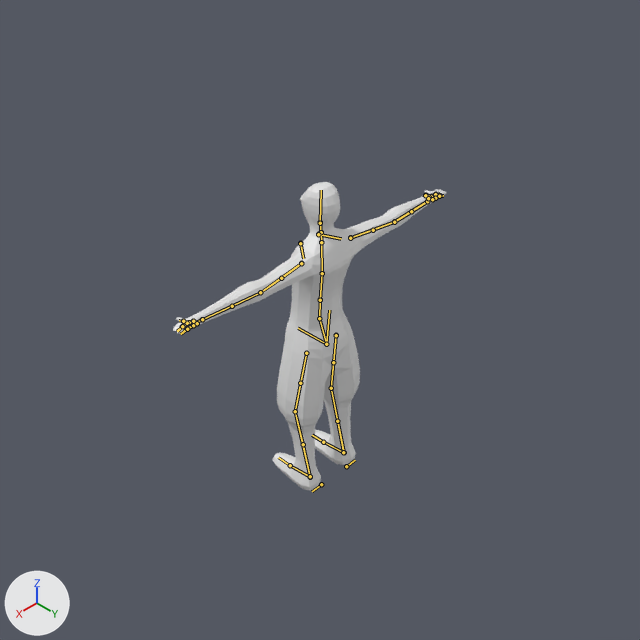
An edit to the Blender file enemey_goon.blend, drawn before and after from the same camera.
Both versions are drawn from the file's camera 'Camera'. The lights are fixed; the arrows at lower left show +X, +Y and +Z. The bones that bend it are drawn over the model as lines.

Objects in the first picture: 'Goon'.
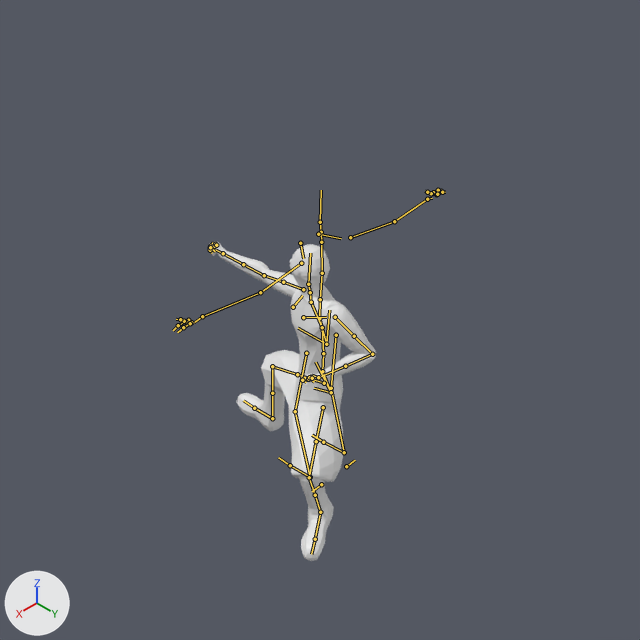
Commit message: fix: Update enmey goon model

The newer file adds an action. The first version stands in its rest pose; the second is drawn at frame 0 of the action 'punch'.

Changed parts and their boxes (x1, y1, x2, y2) in the pictures (640 x 640 px):
'Goon', posed (38% narrower)
    before: (173, 182, 446, 490)
    after: (208, 242, 376, 561)

The edits, one by one:
Bone 'root' (bone_root) moves from (0.0, 0.0, 0.0) to (0.0, 0.384, 0.0).
Bone 'torso' (bone_torso) moves from (0.0, 0.0, 0.0) to (-0.016, -0.33, -0.799).
Bone 'torso' (bone_torso) turns from (0, 0, 0) to (-2, -2, 43) degrees about its own x, y and z.
Bone 'chest' (bone_chest) turns from (0, 0, 0) to (20, -5, 29) degrees about its own x, y and z.
Bone 'thigh_ik.L' (bone_thigh_ik_l) turns from (0, 0, 0) to (0, -68, 0) degrees about its own x, y and z.
Bone 'thigh_ik.R' (bone_thigh_ik_r) turns from (0, 0, 0) to (0, 29, 0) degrees about its own x, y and z.
Bone 'neck' (bone_neck) turns from (0, 0, 0) to (-6, 0, 0) degrees about its own x, y and z.
Bone 'head' (bone_head) turns from (0, 0, 0) to (0, -43, 3) degrees about its own x, y and z.
Bone 'f_index.01_master.L' (bone_f_index_01_master_l) moves from (0.0, 0.0, 0.0) to (-0.001, -0.003, 0.001).
Bone 'f_index.01_master.L' (bone_f_index_01_master_l) turns from (0, 0, 0) to (58, -22, 33) degrees about its own x, y and z.
Bone 'thumb.01_master.L' (bone_thumb_01_master_l) turns from (0, 0, 0) to (122, -30, -66) degrees about its own x, y and z.
Bone 'f_index.01.L' (bone_f_index_01_l) turns from (0, 0, 0) to (99, 15, -67) degrees about its own x, y and z.
Bone 'f_index.02.L' (bone_f_index_02_l) moves from (0.0, 0.0, 0.0) to (0.0, -0.044, 0.01).
Bone 'f_index.02.L' (bone_f_index_02_l) turns from (0, 0, 0) to (74, -21, 43) degrees about its own x, y and z.
Bone 'thumb.01.L' (bone_thumb_01_l) turns from (0, 0, 0) to (-7, 15, 96) degrees about its own x, y and z.
Bone 'thumb.02.L' (bone_thumb_02_l) turns from (0, 0, 0) to (34, -28, 46) degrees about its own x, y and z.
Bone 'f_middle.01_master.L' (bone_f_middle_01_master_l) moves from (0.0, 0.0, 0.0) to (-0.001, 0.003, -0.001).
Bone 'f_middle.01_master.L' (bone_f_middle_01_master_l) turns from (0, 0, 0) to (61, 23, -28) degrees about its own x, y and z.
Bone 'f_middle.01.L' (bone_f_middle_01_l) turns from (0, 0, 0) to (90, -24, 15) degrees about its own x, y and z.
Bone 'f_middle.02.L' (bone_f_middle_02_l) moves from (0.0, 0.0, 0.0) to (-0.004, -0.03, 0.0).
Bone 'f_middle.02.L' (bone_f_middle_02_l) turns from (0, 0, 0) to (77, 20, -38) degrees about its own x, y and z.
Bone 'palm.L' (bone_palm_l) turns from (0, 0, 0) to (19, 9, 1) degrees about its own x, y and z.
Bone 'upper_arm_ik.R' (bone_upper_arm_ik_r) turns from (0, 0, 0) to (0, 81, 0) degrees about its own x, y and z.
Bone 'f_index.01.R' (bone_f_index_01_r) turns from (0, 0, 0) to (86, -10, -77) degrees about its own x, y and z.
Bone 'f_index.02.R' (bone_f_index_02_r) turns from (0, 0, 0) to (53, 5, -77) degrees about its own x, y and z.
Bone 'thumb.01.R' (bone_thumb_01_r) turns from (0, 0, 0) to (24, 26, -84) degrees about its own x, y and z.
Bone 'thumb.02.R' (bone_thumb_02_r) turns from (0, 0, 0) to (-6, 0, -45) degrees about its own x, y and z.
Bone 'f_middle.01.R' (bone_f_middle_01_r) turns from (0, 0, 0) to (92, 14, 13) degrees about its own x, y and z.
Bone 'f_middle.02.R' (bone_f_middle_02_r) turns from (0, 0, 0) to (53, -6, 65) degrees about its own x, y and z.
Bone 'hand_ik.L' (bone_hand_ik_l) moves from (0.0, 0.0, 0.0) to (-1.436, -0.097, -1.493).
Bone 'hand_ik.L' (bone_hand_ik_l) turns from (0, 0, 0) to (-87, -156, 17) degrees about its own x, y and z.
Bone 'hand_ik.R' (bone_hand_ik_r) moves from (0.0, 0.0, 0.0) to (1.868, -2.325, -0.856).
Bone 'hand_ik.R' (bone_hand_ik_r) turns from (0, 0, 0) to (105, -6, 22) degrees about its own x, y and z.
Bone 'foot_ik.L' (bone_foot_ik_l) moves from (0.0, 0.0, 0.0) to (0.33, 0.15, -0.025).
Bone 'foot_ik.L' (bone_foot_ik_l) turns from (0, 0, 0) to (0, 3, 125) degrees about its own x, y and z.
Bone 'foot_ik.R' (bone_foot_ik_r) moves from (0.0, 0.0, 0.0) to (0.192, -1.662, -0.046).
Bone 'foot_ik.R' (bone_foot_ik_r) turns from (0, 0, 0) to (-4, 6, 1) degrees about its own x, y and z.
